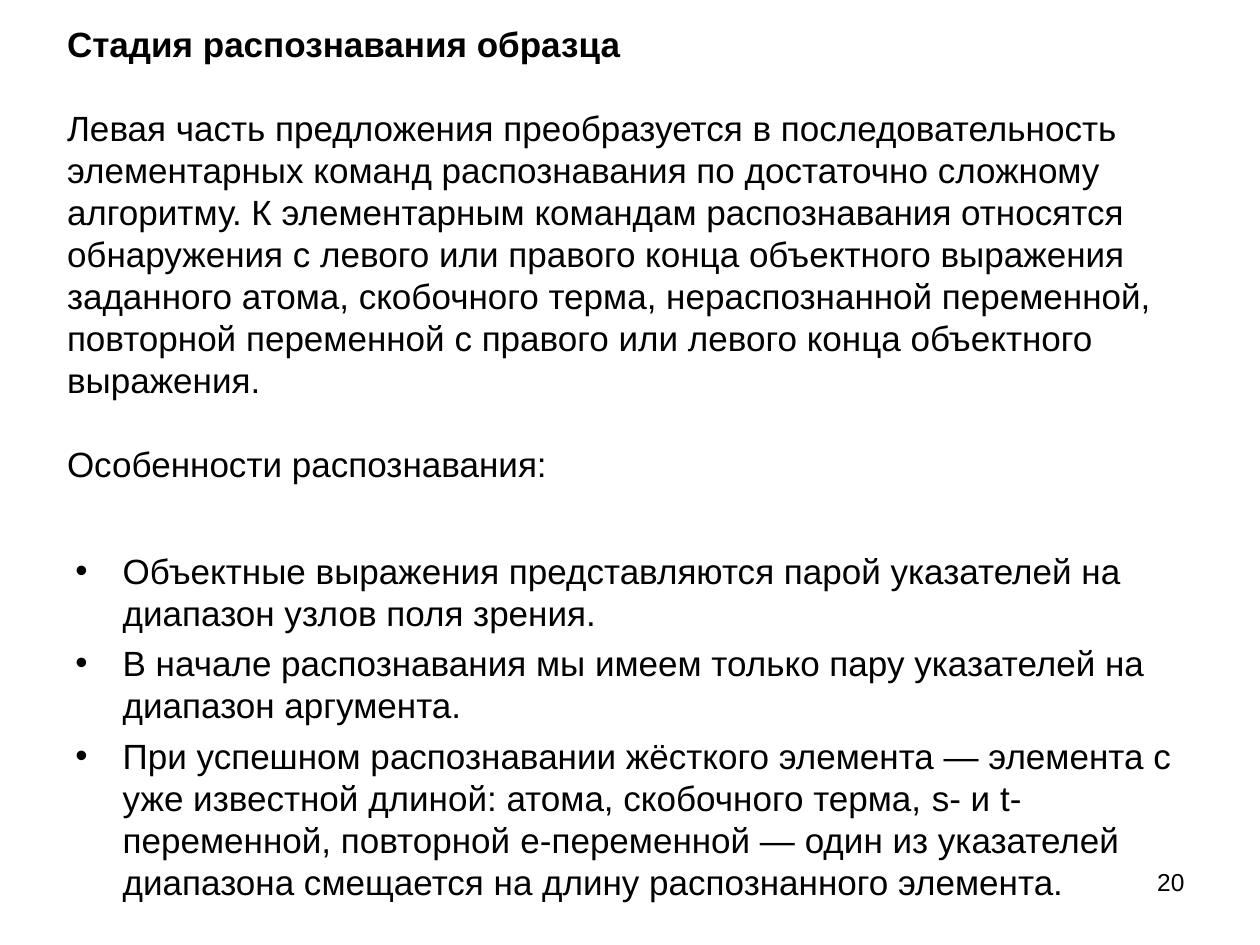
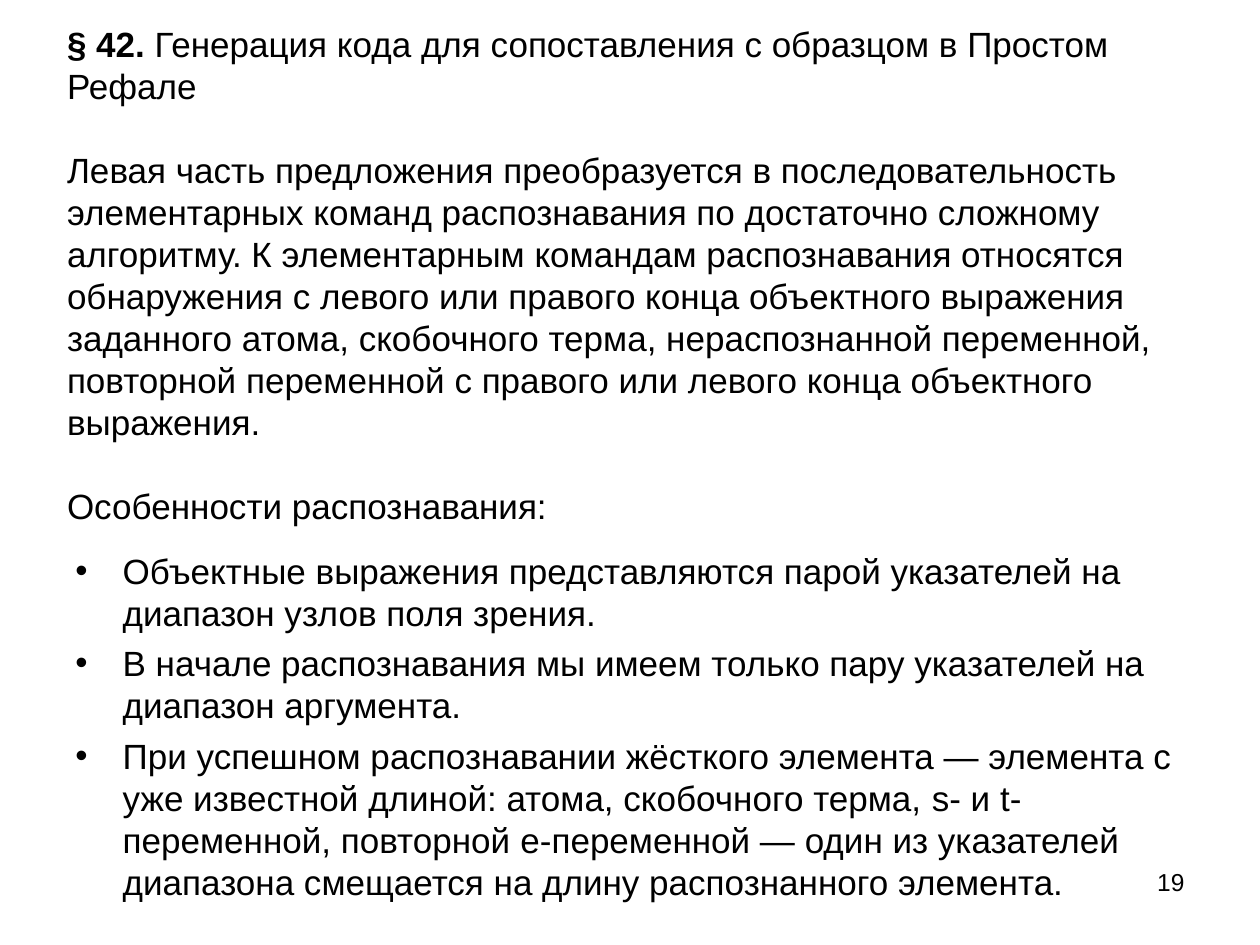
Before and after one commit to Mazdaywik/Refal-05, a slide deck: slide 19 of doc/Компилятор Простого Рефала.ppt (slide 20 before the commit). Drawn at 1260x945 pixels with LibreOffice and Linux fonts; fonts in the diff are those of the drawing. Boxes give left, top, right and bottom in pixels: in the first picture for what was removed or moved away, otherwise in the second. Text is boxed around its words. In the diff, an @@ line names an element or a change of style, - is before the commit and + after.

```diff
--- a/doc/Компилятор Простого Рефала.ppt
+++ b/doc/Компилятор Простого Рефала.ppt
@@ text at box(67, 31, 1150, 526): text changed @@
-Стадия распознавания образца
-Левая часть предложения преобразуется в последовательность элементарных команд распознавания по достаточно сложному алгоритму. К элементарным командам распознавания относятся обнаружения с левого или правого конца объектного выражения заданного атома, скобочного терма, нераспознанной переменной, повторной переменной с правого или левого конца объектного выражения.
-Особенности распознавания:
+§ 42. Генерация кода для сопоставления с образцом в Простом Рефале
+Левая часть предложения преобразуется в последовательность элементарных команд распознавания по достаточно сложному алгоритму. К элементарным командам распознавания относятся обнаружения с левого или правого конца объектного выражения заданного атома, скобочного терма, нераспознанной переменной, повторной переменной с правого или левого конца объектного выражения.
+Особенности распознавания:
@@ page number at box(1157, 874, 1184, 892): text changed @@
-20
+19
```
Also in this commit, not shown: 9 other slides changed, 3 slides added, 5 slides removed, 4 other files.
